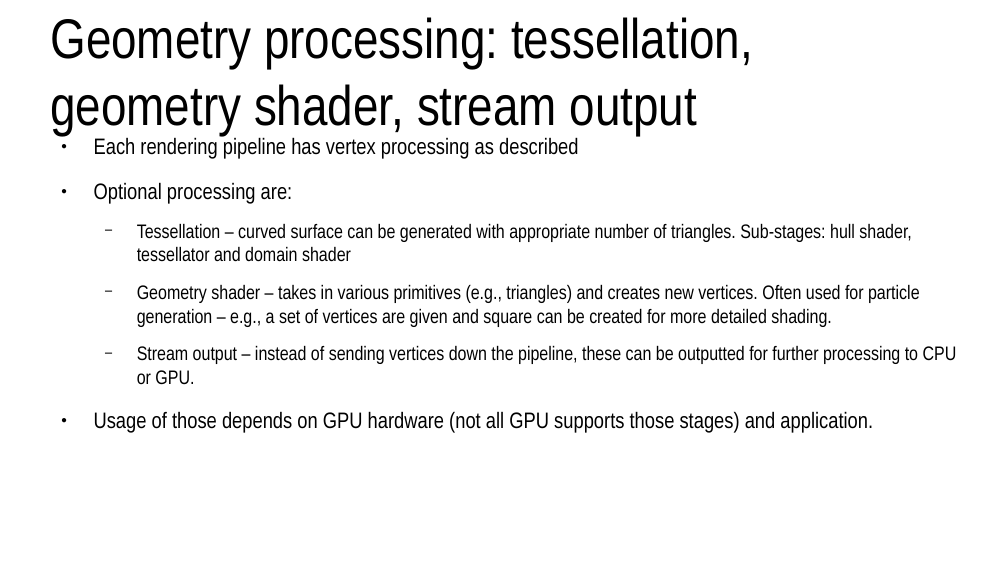
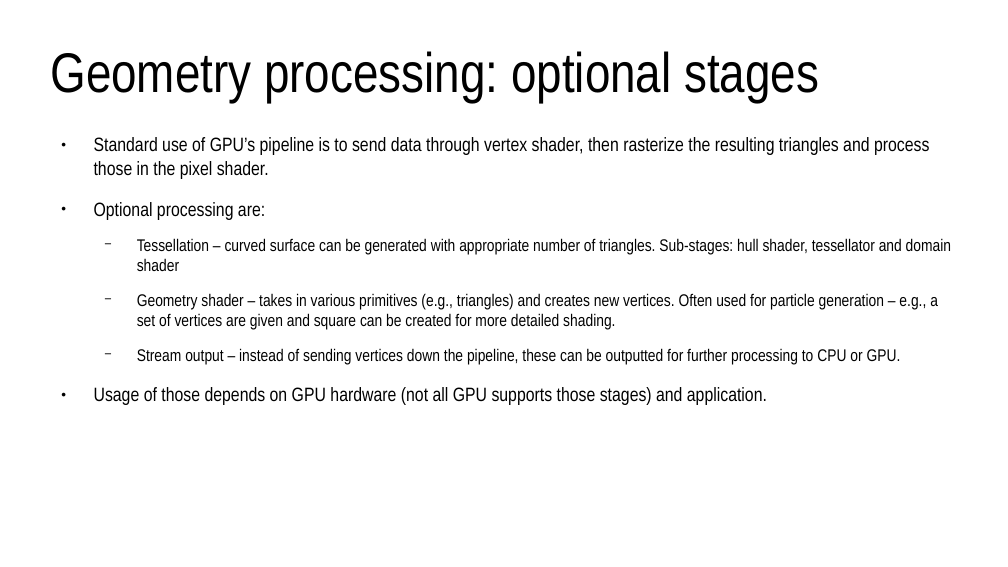
Before and after one commit to lorentzo/IntroductionToComputerGraphics, a slide deck: slide 26 of lectures/4_foundations_rendering/4_3_rasterization.odp. Drawn at 1008x567 pixels with LibreOffice and Linux fonts; fonts in the diff are those of the drawing. Boxes give left, top, right and bottom in pixels: in the first picture for what was removed or moved away, otherwise in the second. Text is boxed around its words. In the diff, an @@ line names an element or a change of style, - is before the commit and + after.

```diff
--- a/lectures/4_foundations_rendering/4_3_rasterization.odp
+++ b/lectures/4_foundations_rendering/4_3_rasterization.odp
@@ title at [50,51,819,102]: text changed @@
-Geometry processing: tessellation, geometry shader, stream output
+Geometry processing: optional stages
@@ text at [94,137,929,179]: text changed; size 17.6 to 15.2 pt @@
-● Each rendering pipeline has vertex processing as described
+● Standard use of GPU’s pipeline is to send data through vertex shader, then rasterize the resulting triangles and process those in the pixel shader.
@@ text at [94,202,951,405]: size 17.6 to 15.2 pt in "Optional processing are:", "Usage of those depends on GPU hardware ..."; size 15.4 to 13.3 pt in "Tessellation – curved surface can be generated ...", "Geometry shader – takes in various primitives ...", "Stream output – instead of sending vertices ..." @@
```
Also in this commit, not shown: 3 other slides changed, 2 slides added, 3 other files.
